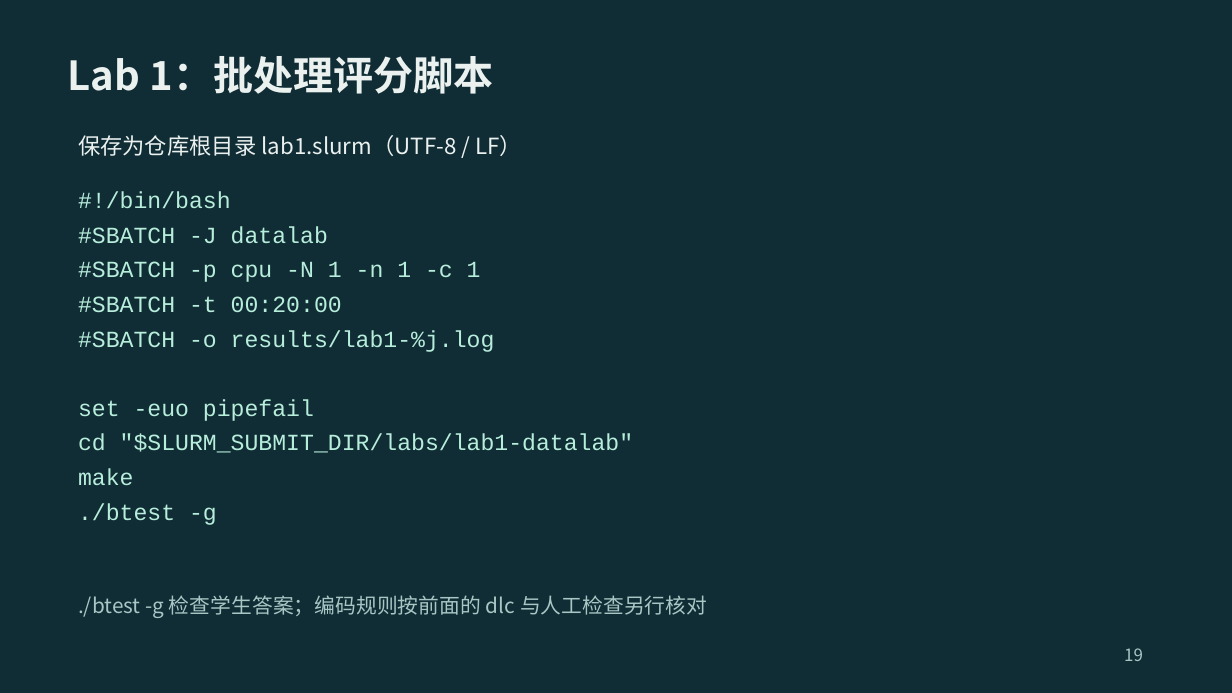
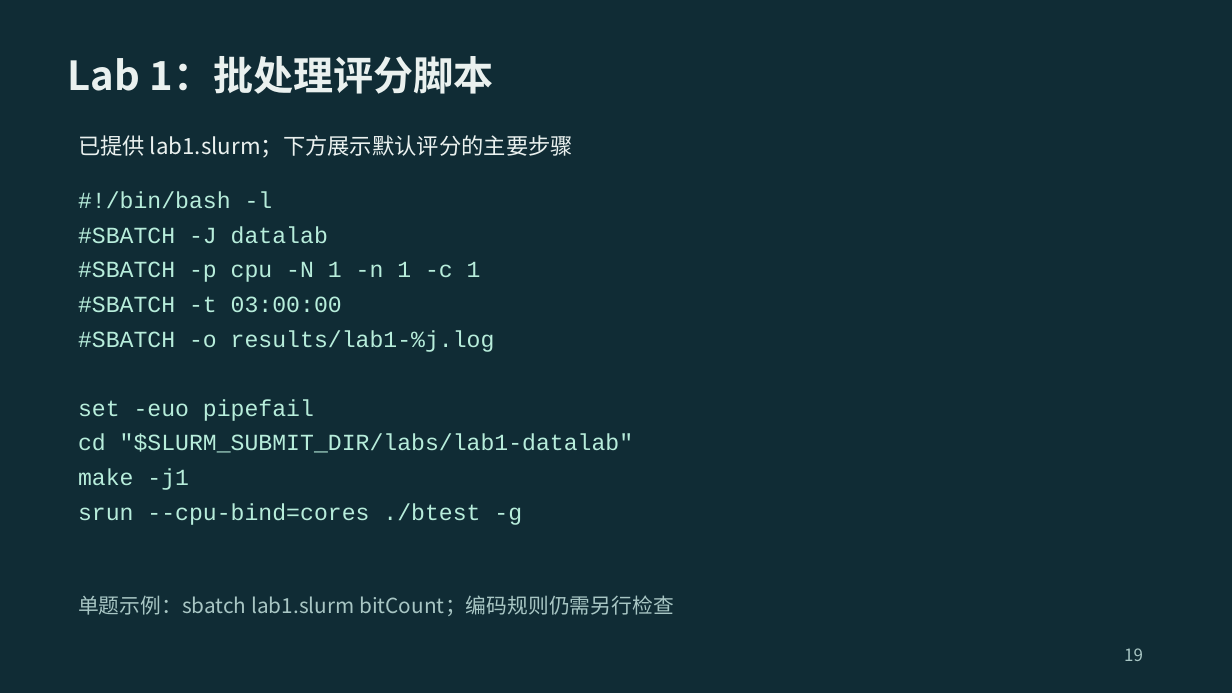
Before and after one commit to 2026-fall-calabs/calabs-2026-fall-starter, a slide deck: slide 19 of docs/交我算平台Lab运行指南-学生版.pptx. Drawn at 1232x693 pixels with LibreOffice and Linux fonts; fonts in the diff are those of the drawing. Boxes give left, top, right and bottom in pixels: in the first picture for what was removed or moved away, otherwise in the second. Text is boxed around its words. In the diff, an @@ line names an element or a change of style, - is before the commit and + after.

Commit message:
feat: add course Slurm examples with three-hour limits

```diff
--- a/docs/交我算平台Lab运行指南-学生版.pptx
+++ b/docs/交我算平台Lab运行指南-学生版.pptx
@@ text at [78,135,573,158]: text changed @@
-保存为仓库根目录 lab1.slurm（UTF-8 / LF）
+已提供 lab1.slurm；下方展示默认评分的主要步骤
@@ text at [78,191,273,209]: text changed @@
-#!/bin/bash
+#!/bin/bash -l
@@ text at [78,296,342,312]: text changed @@
-#SBATCH -t 00:20:00
+#SBATCH -t 03:00:00
@@ text at [78,468,189,490]: text changed @@
-make
+make -j1
@@ text at [78,503,522,525]: text changed @@
-./btest -g
+srun --cpu-bind=cores ./btest -g
@@ text at [78,595,674,616]: text changed @@
-./btest -g 检查学生答案；编码规则按前面的 dlc 与人工检查另行核对
+单题示例：sbatch lab1.slurm bitCount；编码规则仍需另行检查
```
Also in this commit, not shown: 11 other slides changed, 15 other files.
